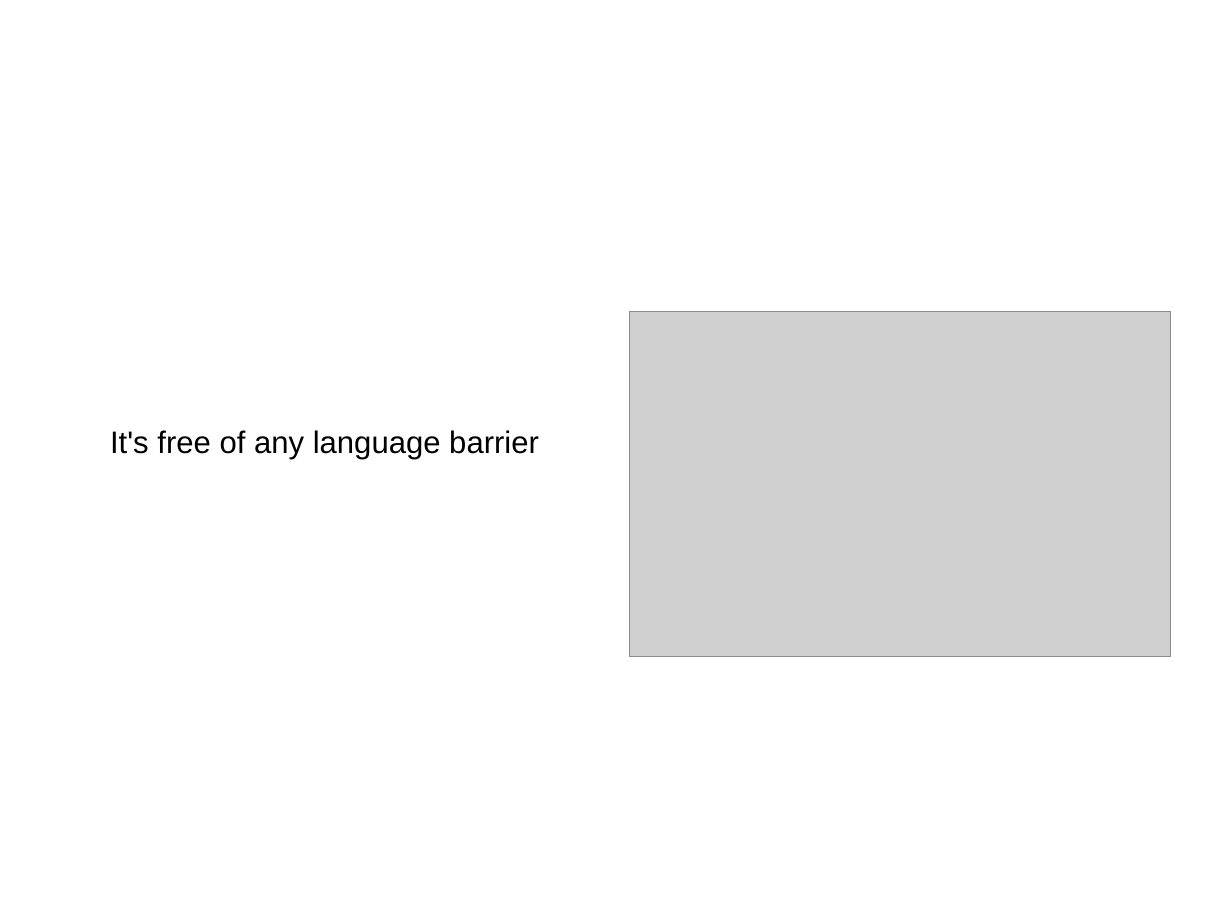
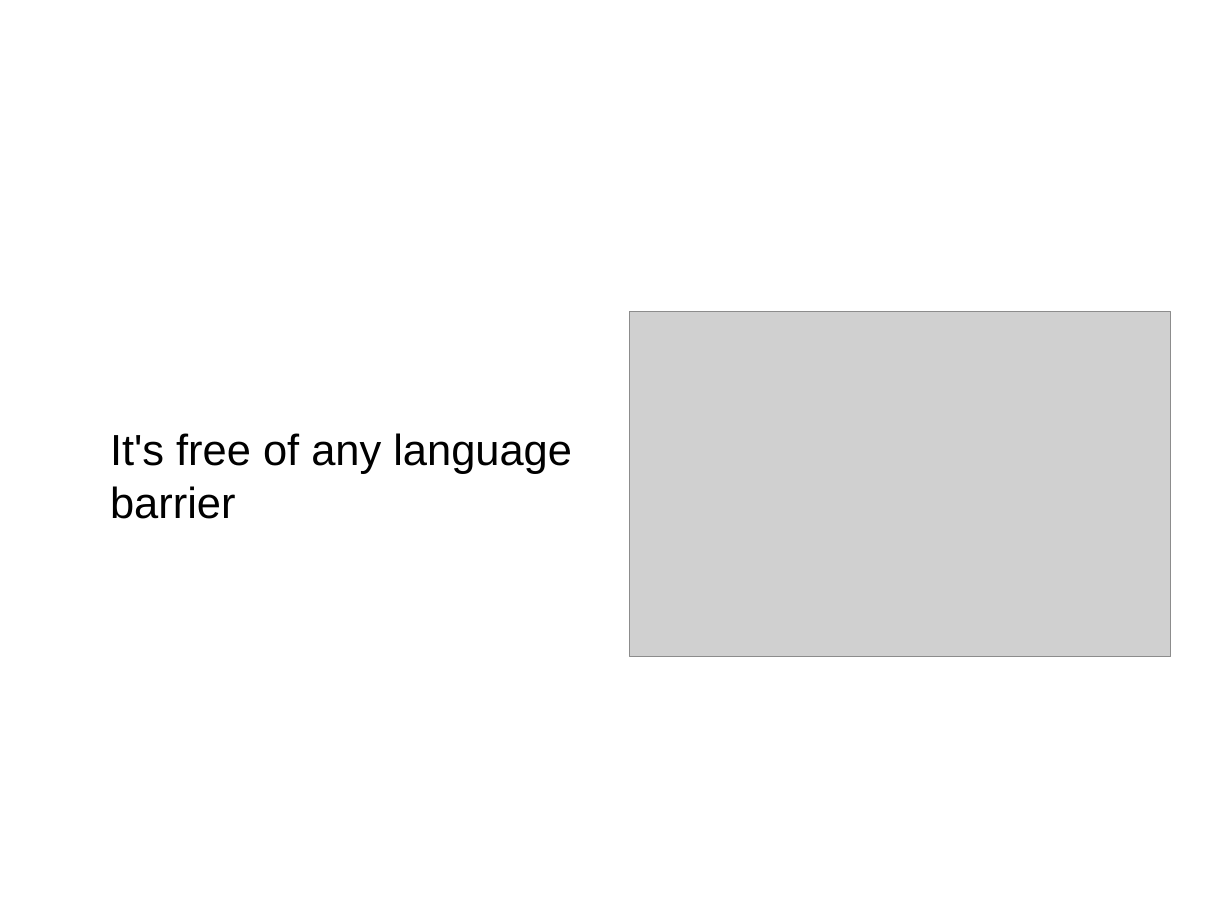
Before and after one commit to hellodk/ansible-meetup-bangalore, a slide deck: slide 7 of Contributing _to_Ansible.odp. Drawn at 1232x924 pixels with LibreOffice and Linux fonts; fonts in the diff are those of the drawing; grey boxes stand for pictures. Boxes give left, top, right and bottom in pixels: in the first picture for what was removed or moved away, otherwise in the second. Text is boxed around its words. In the diff, an @@ line names an element or a change of style, - is before the commit and + after.

```diff
--- a/Contributing _to_Ansible.odp
+++ b/Contributing _to_Ansible.odp
@@ text "It's free of any language ..." at (110, 433, 572, 519): size 20 to 28 pt @@
```
Also in this commit, not shown: 4 other slides changed, 1 slide added, 1 other file.
